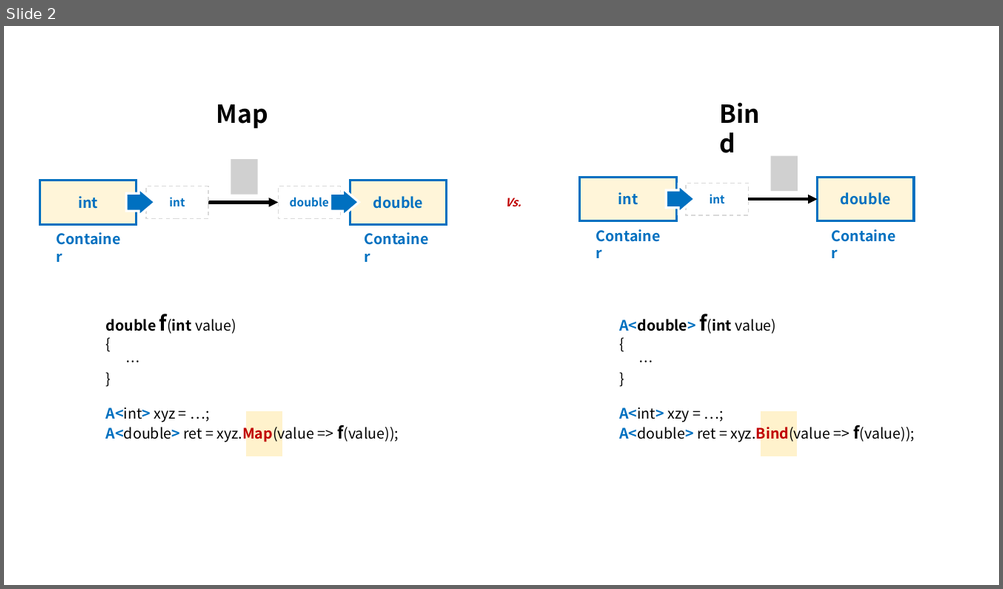
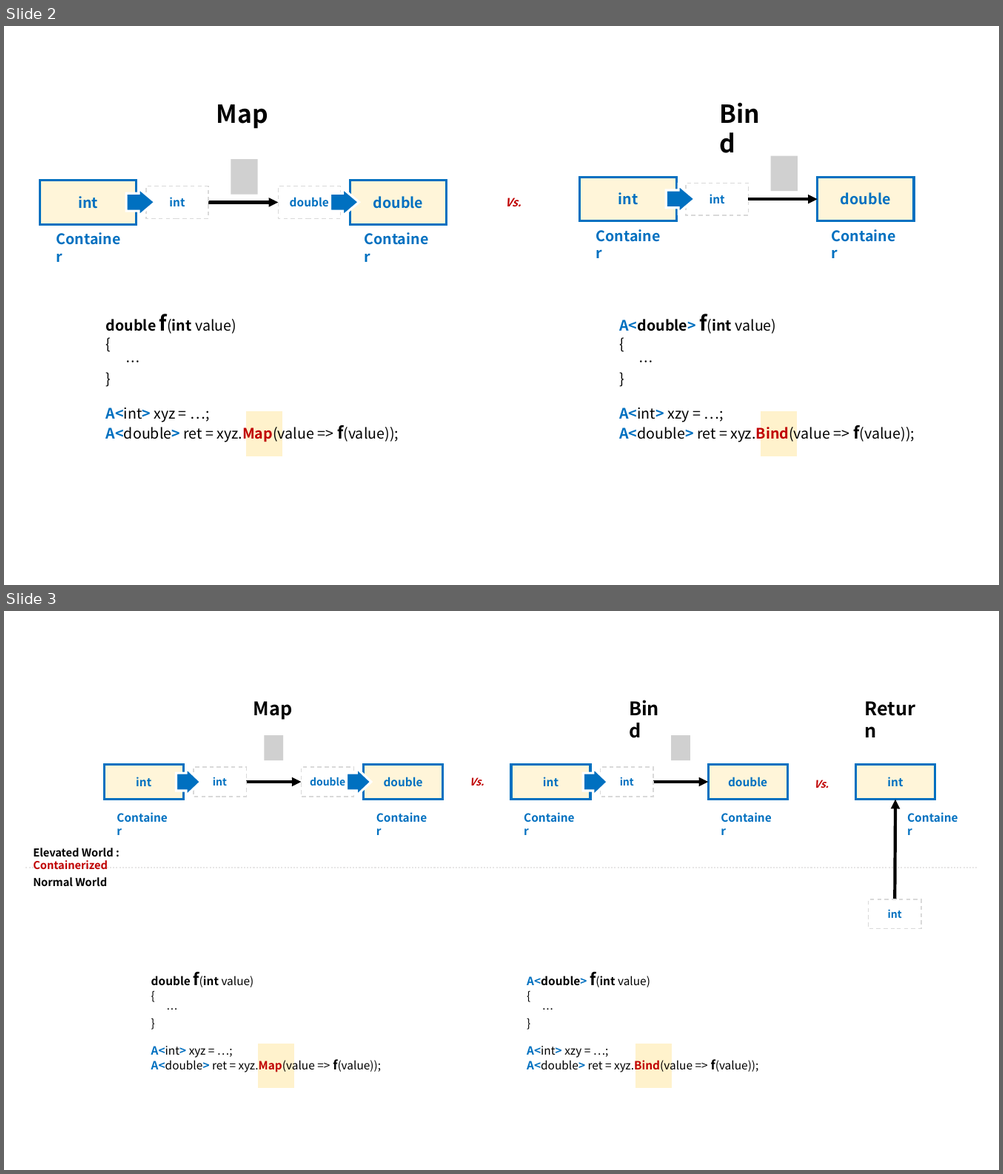
Before and after one commit to hhko/Learning, a slide deck: FP.pptx. Shown one above the other, each under a label of ours: slide 2 before the commit, slides 2 and 3 after it. The pictures are 1003x589 and 1003x1174 pixels, drawn with LibreOffice and Linux fonts; fonts in the diff are those of the drawing; grey boxes stand for pictures. Boxes give left, top, right and bottom in pixels: in the first picture for what was removed or moved away, otherwise in the second. Text is boxed around its words. In the diff, an @@ line names an element or a change of style, - is before the commit and + after.

```diff
--- a/FP.pptx
+++ b/FP.pptx
@@ slide 3 added at <box>4,611,999,1170</box>, background #FFFFFF @@
@@ group added at <box>855,694,969,929</box>: 2 rectangles, 2 texts, 1 arrow @@
+int
+int
+Container
+Return
@@ group added at <box>104,701,443,829</box>: 4 rectangles, 3 texts, 2 up arrows, 1 arrow, 1 picture @@
+Map
+int
+double
+int
+double
+Container
+Container
@@ text added at <box>469,777,484,786</box>, 10 pt, text #C00000, bold, italic @@
+Vs.
@@ group added at <box>512,694,788,829</box>: 3 texts, 3 rectangles, 1 arrow, 1 picture, 1 up arrow @@
+Bind
+int
+double
+int
+Container
+Container
@@ text added at <box>814,780,828,788</box>, 10 pt, text #C00000, bold, italic @@
+Vs.
@@ text added at <box>33,848,114,869</box>, 10.5 pt, text #000000, bold @@
+Elevated World : Containerized
@@ line added from (25, 868) to (977, 868), #E7E6E6 1.5 pt dashed @@
@@ text added at <box>33,877,107,886</box>, 10.5 pt, text #000000, bold @@
+Normal World
@@ text added at <box>151,972,381,1073</box>, 11 pt, text #000000 @@
+double f(int value)
+{
+…
+}
+A<int> xyz = …;
+A<double> ret = xyz.Map(value => f(value));
@@ text added at <box>526,972,759,1073</box>, 11 pt, text #000000 @@
+A<double> f(int value)
+{
+…
+}
+A<int> xzy = …;
+A<double> ret = xyz.Bind(value => f(value));
@@ rectangle added at <box>259,1045,293,1088</box>, fill #FFF2CC, outline #FFF2CC 1 pt @@
@@ rectangle added at <box>636,1045,671,1088</box>, fill #FFF2CC, outline #FFF2CC 1 pt @@
```
Also in this commit, not shown: 3 other files.
